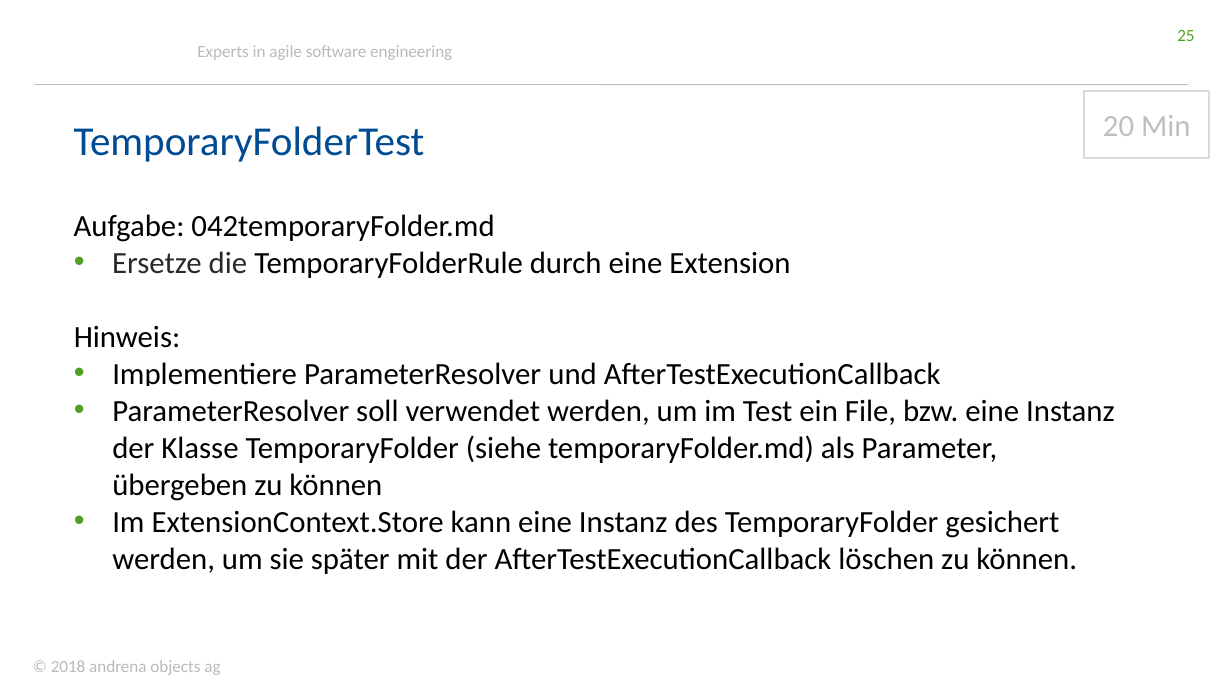
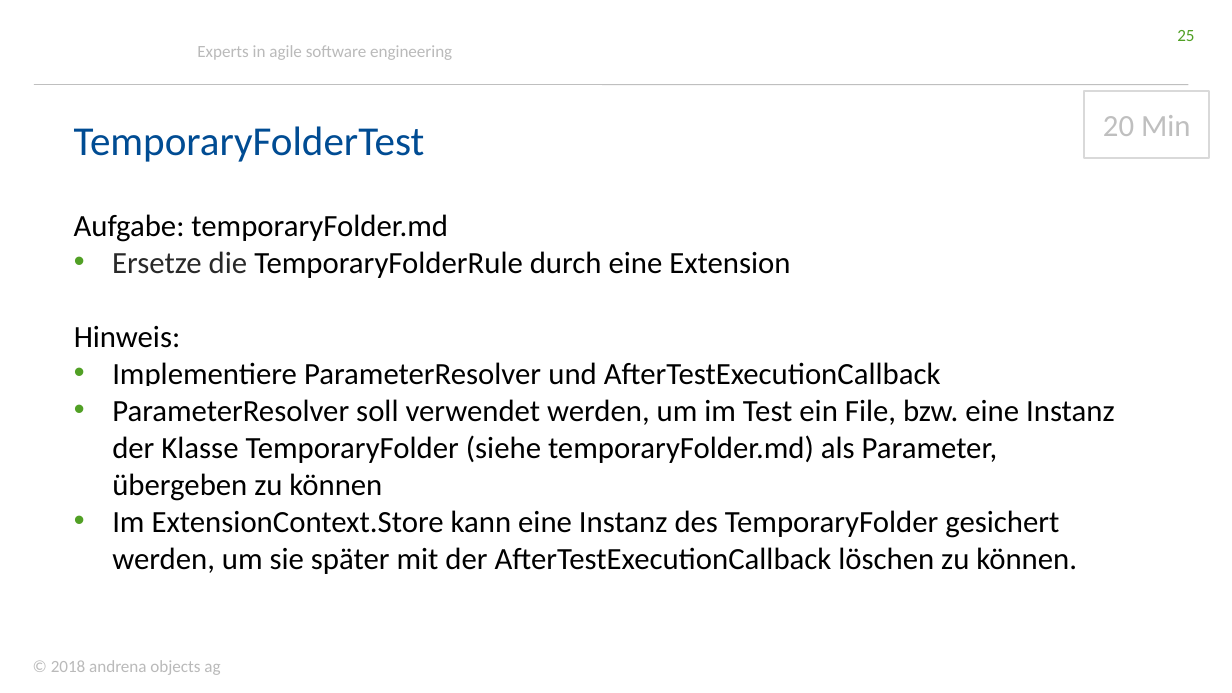
Before and after one commit to andrena/junit5-workshop-et-ka-2018, a slide deck: slide 25 of files/Folien.pptx. Drawn at 1232x693 pixels with LibreOffice and Linux fonts; fonts in the diff are those of the drawing; background and template pictures are left out. Boxes give left, top, right and bottom in pixels: in the first picture for what was removed or moved away, otherwise in the second. Text is boxed around its words. In the diff, an @@ line names an element or a change of style, - is before the commit and + after.

```diff
--- a/files/Folien.pptx
+++ b/files/Folien.pptx
@@ text at bbox=[74, 214, 448, 242]: text changed @@
-Aufgabe: 042temporaryFolder.md
+Aufgabe: temporaryFolder.md
```
Also in this commit, not shown: 10 other slides changed.
